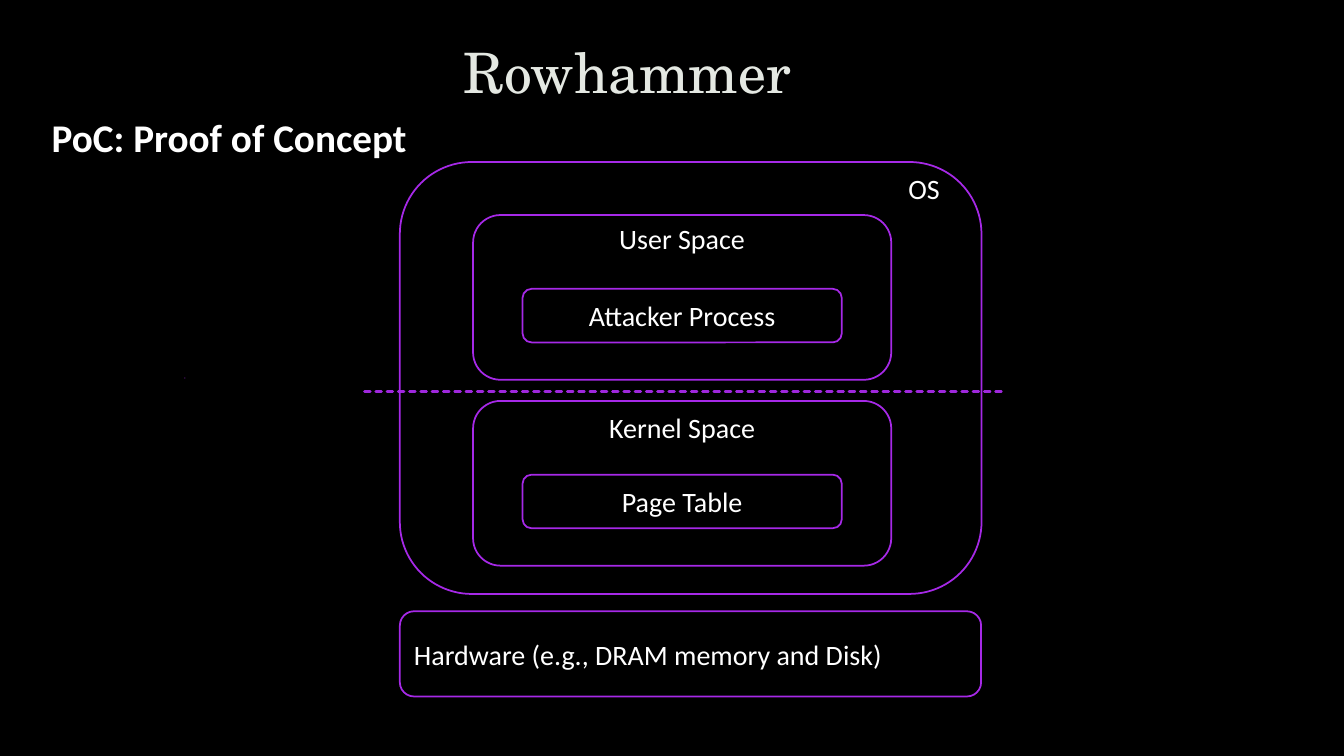
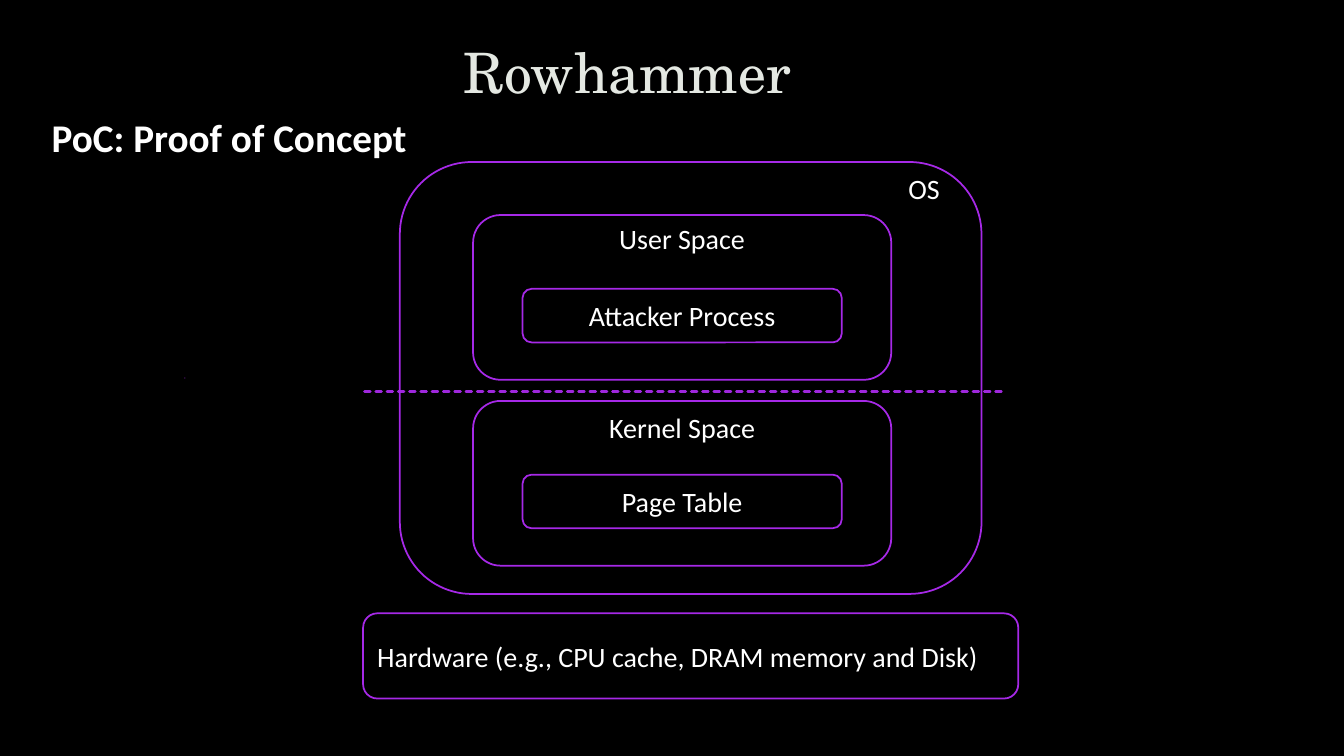
Before and after one commit to uwacyber/cits1003, a slide deck: slide 59 of cits1003-lecture_slides/CITS1003-A Cyber Law and CI_CPS-exercises.pptx (slide 66 before the commit). Drawn at 1344x756 pixels with LibreOffice and Linux fonts; fonts in the diff are those of the drawing; background and template pictures are left out. Boxes give left, top, right and bottom in pixels: in the first picture for what was removed or moved away, otherwise in the second. Text is boxed around its words. In the diff, an @@ line names an element or a change of style, - is before the commit and + after.

```diff
--- a/cits1003-lecture_slides/CITS1003-A Cyber Law and CI_CPS-exercises.pptx
+++ b/cits1003-lecture_slides/CITS1003-A Cyber Law and CI_CPS-exercises.pptx
@@ rounded rectangle "Hardware (e.g., CPU cache, DRAM ...": place and size @@
-rounded rectangle "Hardware (e.g., CPU cache, DRAM ..." at <box>400,611,982,697</box>
+rounded rectangle "Hardware (e.g., CPU cache, DRAM ..." at <box>363,613,1018,699</box>
@@ text in rounded rectangle at <box>377,646,978,672</box>: text changed @@
-Hardware (e.g., DRAM memory and Disk)
+Hardware (e.g., CPU cache, DRAM memory and Disk)
```
Also in this commit, not shown: 33 other slides changed, 13 slides added, 19 slides removed.
